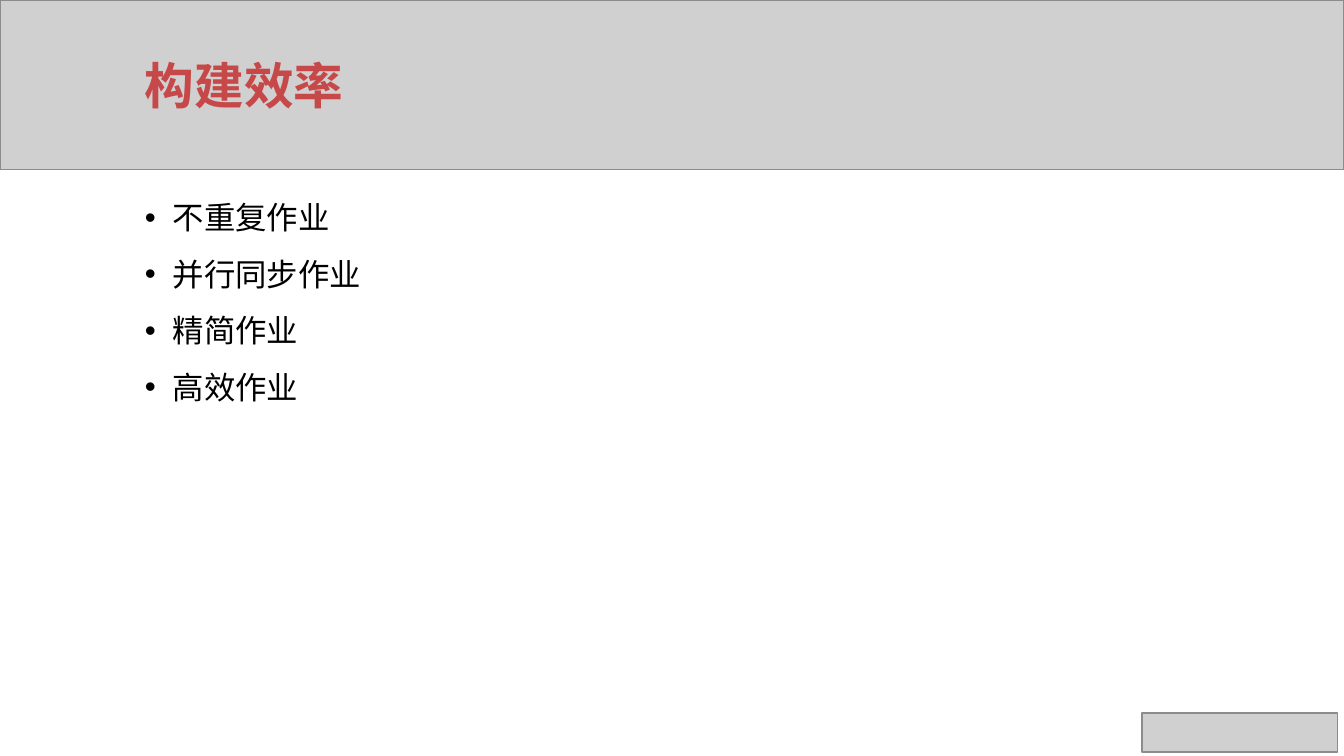
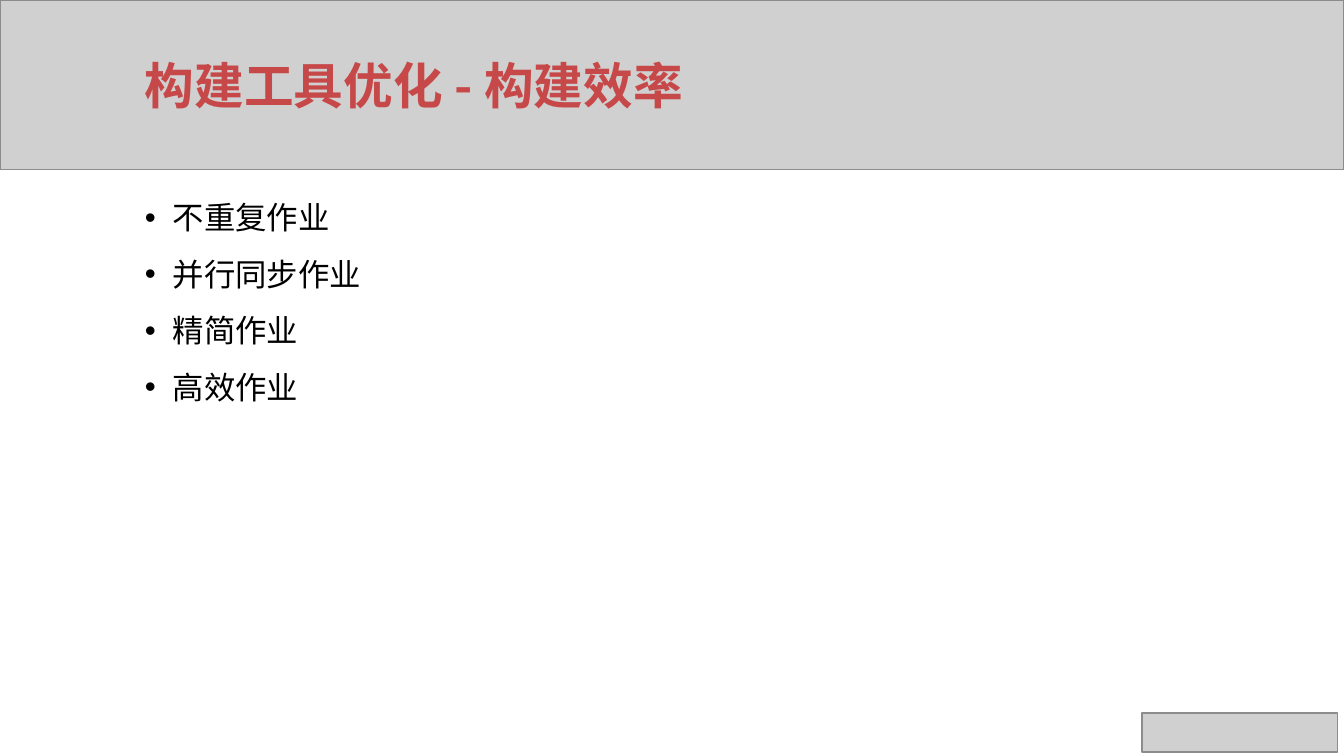
Before and after one commit to xuqunhai/python, a slide deck: slide 20 of rx/Vue项目最佳实践.pptx (slide 29 before the commit). Drawn at 1344x756 pixels with LibreOffice and Linux fonts; fonts in the diff are those of the drawing; grey boxes stand for pictures. Boxes give left, top, right and bottom in pixels: in the first picture for what was removed or moved away, otherwise in the second. Text is boxed around its words. In the diff, an @@ line names an element or a change of style, - is before the commit and + after.

```diff
--- a/rx/Vue项目最佳实践.pptx
+++ b/rx/Vue项目最佳实践.pptx
@@ text at (145, 62, 683, 109): text changed @@
-构建效率
+构建工具优化 - 构建效率
```
Also in this commit, not shown: 3 other slides changed, 10 slides removed, 3 other files.
